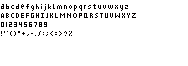
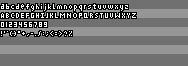
Revision of a layered 188 x 66 image; what changed, layer by layer:
hid "smallWR" over [left=0, top=3, right=137, bottom=37]
showed "smallBR" over [left=0, top=3, right=137, bottom=37]
showed group "BG" (4 layers) over [left=0, top=0, right=188, bottom=66]
